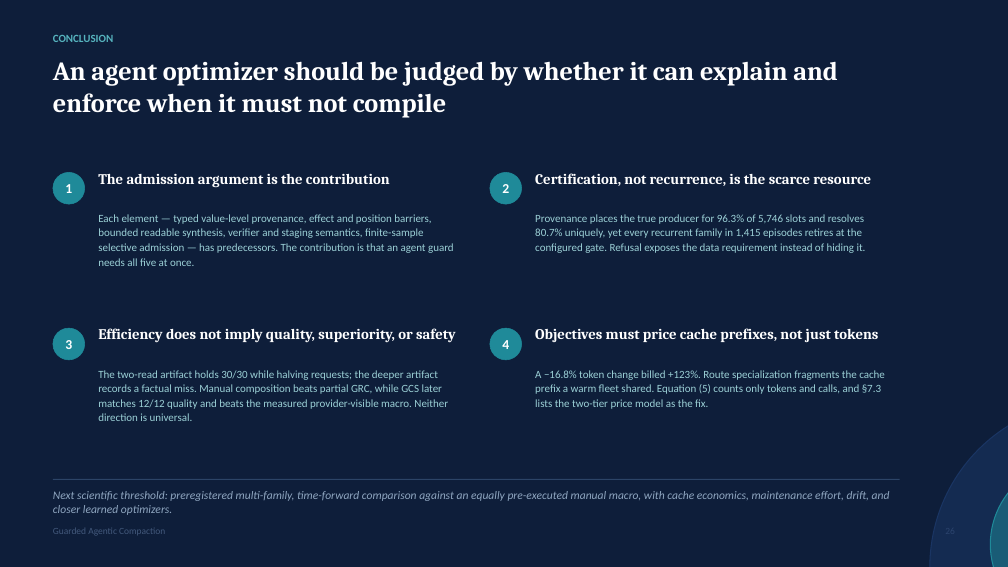
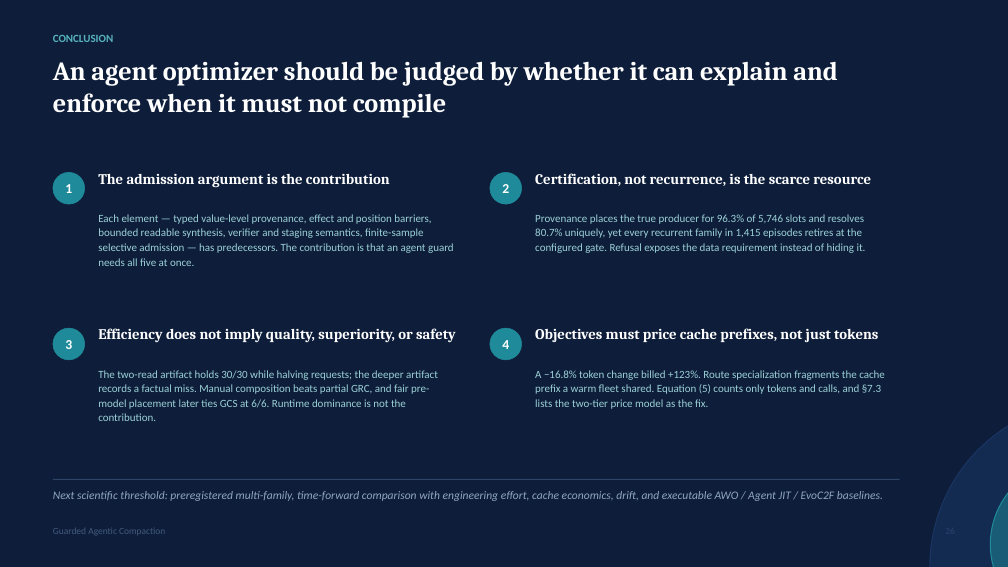
Before and after one commit to rrahimi-uci/guarded-agentic-compaction, a slide deck: slide 26 of paper/slides/compiling-recurrent-agent-workflows-into-guarded-programs.pptx. Drawn at 1008x567 pixels with LibreOffice and Linux fonts; fonts in the diff are those of the drawing. Boxes give left, top, right and bottom in pixels: in the first picture for what was removed or moved away, otherwise in the second. Text is boxed around its words. In the diff, an @@ line names an element or a change of style, - is before the commit and + after.

Commit message:
feat: add live optimizer and fair macro comparison

```diff
--- a/paper/slides/compiling-recurrent-agent-workflows-into-guarded-programs.pptx
+++ b/paper/slides/compiling-recurrent-agent-workflows-into-guarded-programs.pptx
@@ text at <box>98,370,438,421</box>: text changed @@
-The two-read artifact holds 30/30 while halving requests; the deeper artifact records a factual miss. Manual composition beats partial GRC, while GCS later matches 12/12 quality and beats the measured provider-visible macro. Neither direction is universal.
+The two-read artifact holds 30/30 while halving requests; the deeper artifact records a factual miss. Manual composition beats partial GRC, and fair pre-model placement later ties GCS at 6/6. Runtime dominance is not the contribution.
@@ text at <box>53,491,883,501</box>: text changed @@
-Next scientific threshold: preregistered multi-family, time-forward comparison against an equally pre-executed manual macro, with cache economics, maintenance effort, drift, and closer learned optimizers.
+Next scientific threshold: preregistered multi-family, time-forward comparison with engineering effort, cache economics, drift, and executable AWO / Agent JIT / EvoC2F baselines.
```
Also in this commit, not shown: 5 other slides changed, 56 other files.
